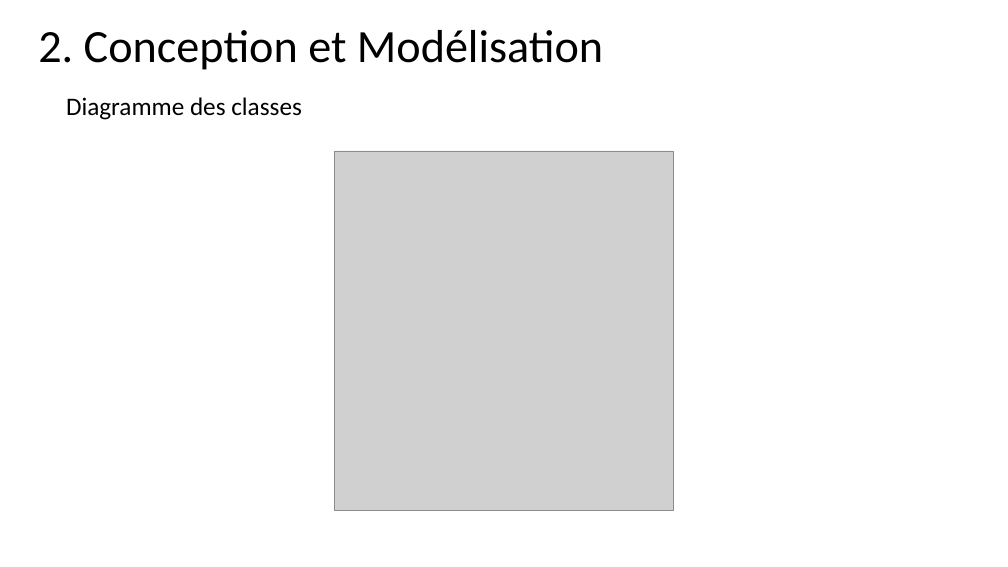
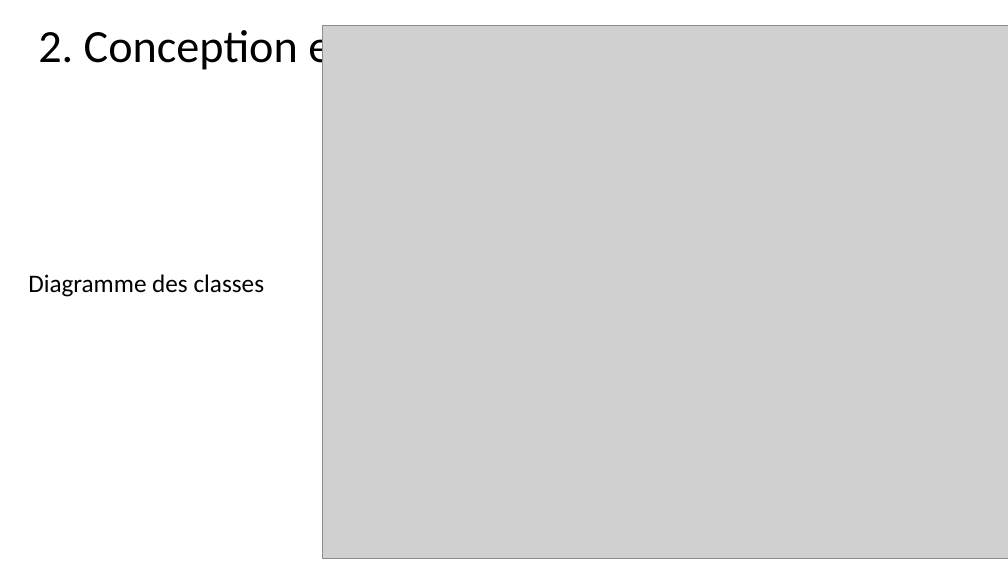
Before and after one commit to saidworks/fil_rouge, a slide deck: slide 5 of Presentation.pptx. Drawn at 1008x567 pixels with LibreOffice and Linux fonts; fonts in the diff are those of the drawing; grey boxes stand for pictures. Boxes give left, top, right and bottom in pixels: in the first picture for what was removed or moved away, otherwise in the second. Text is boxed around its words. In the diff, an @@ line names an element or a change of style, - is before the commit and + after.

```diff
--- a/Presentation.pptx
+++ b/Presentation.pptx
@@ picture: place and size @@
-picture at (334,151,674,511)
+picture at (323,25,1008,559)
@@ text "Diagramme des classes": place and size @@
-text "Diagramme des classes" at (66,97,302,120)
+text "Diagramme des classes" at (28,274,265,297)
```
Also in this commit, not shown: 4 other slides changed, 4 slides added, 3 slides removed, 16 other files.
